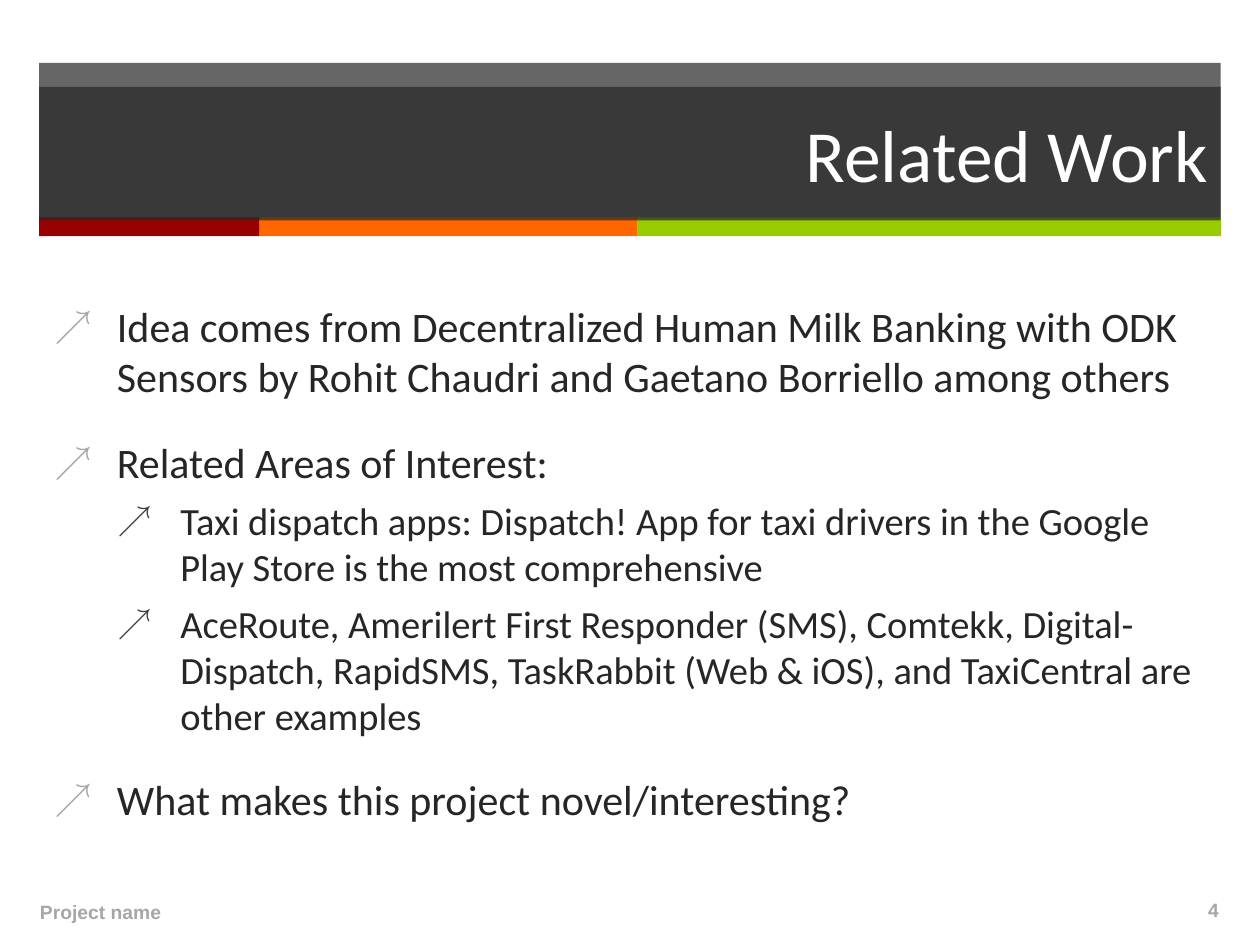
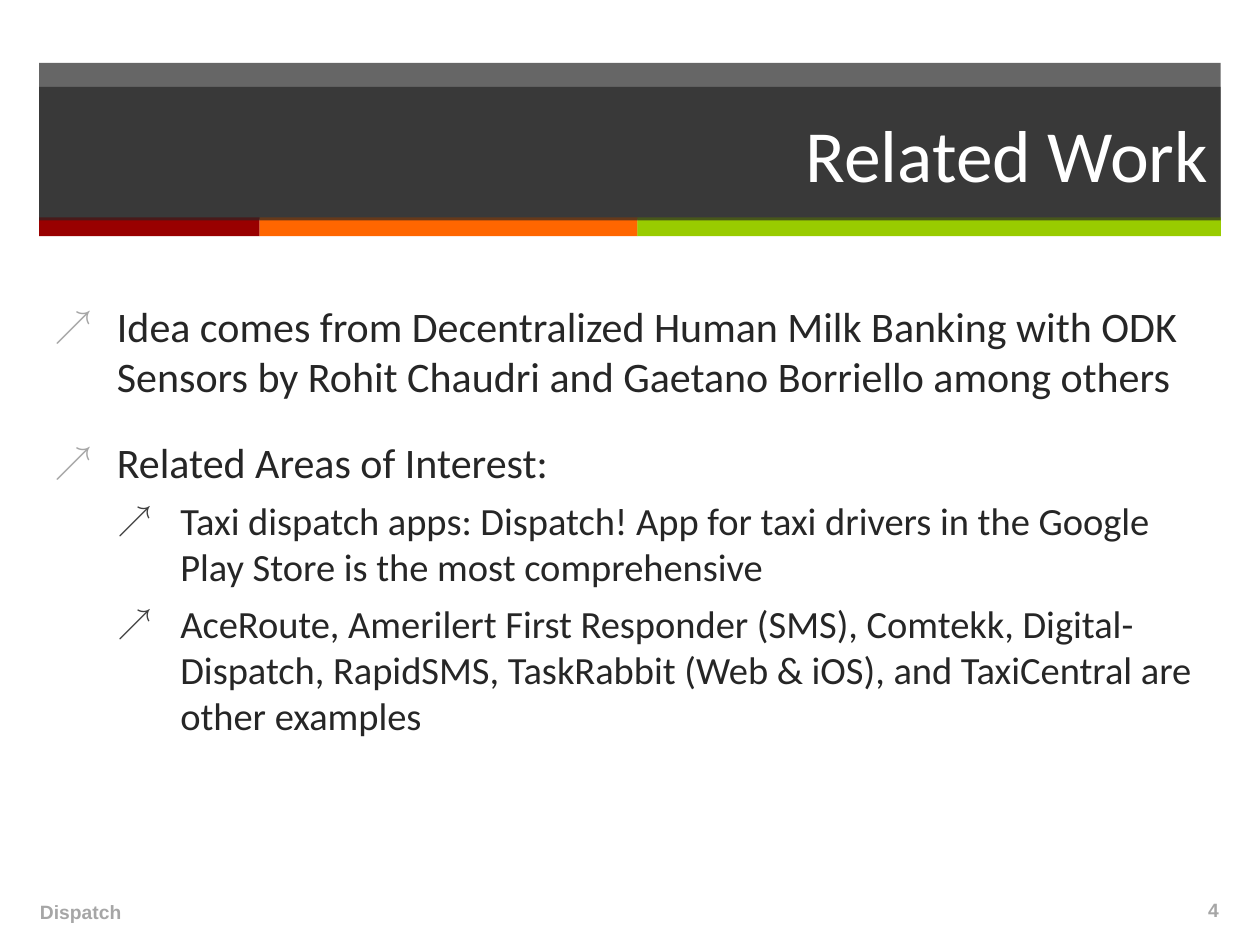
Before and after one commit to japacible/milk-banking-dispatch, a slide deck: slide 4 of presentations/presentation-draft-due-3-6.ppt. Drawn at 1260x945 pixels with LibreOffice and Linux fonts; fonts in the diff are those of the drawing. Boxes give left, top, right and bottom in pixels: in the first picture for what was removed or moved away, otherwise in the second. Text is boxed around its words. In the diff, an @@ line names an element or a change of style, - is before the commit and + after.

```diff
--- a/presentations/presentation-draft-due-3-6.ppt
+++ b/presentations/presentation-draft-due-3-6.ppt
@@ text at (117,786,851,823): paragraph removed @@
-↗ What makes this project novel/interesting?
@@ text at (40,905,121,923): text changed @@
-Project name
+Dispatch
```
Also in this commit, not shown: 6 other slides changed, 3 slides added, 3 slides removed, 2 other files.
